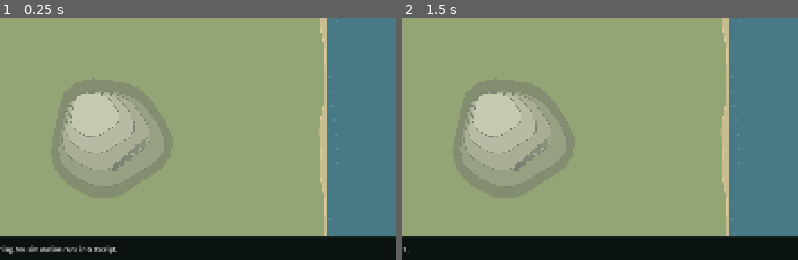
Above: before the commit, frames 1-2 (left to right).
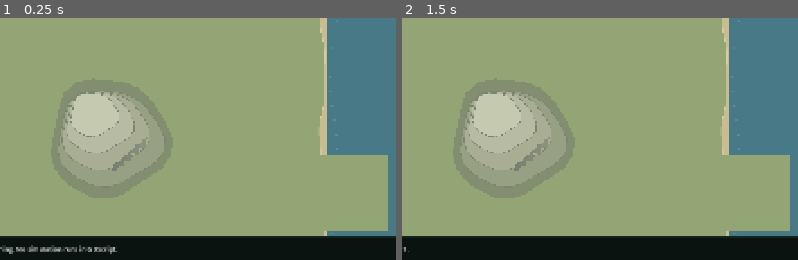
Above: after the commit, the same moments.

Repository: dashingstag/NEAT-XianXia
Game: Godot game, scene res://main.tscn
Two runs of this game, one before a commit and one after it. Both use one fixed random seed, a clock stepped at 60 frames per second and the inputs below.
Inputs:
- Up to frame 1 (0.25 s): no input
- Up to frame 2 (1.5 s): click "New world" at 0.5 s; click "New world" at 1.25 s
The pictures show only the part of the screen within x 22-72%, y 50-100%; the shares and areas given below are measured in that part.

The runs differ from the first frame. In frame 1, 5.2% of the frame differs, in the area x 80-98%, y 56-89%; in frame 2, 5.2%.

Commit message:
Mist over unexplored chunks and a corner minimap with the camera view

Diff:
--- a/viewer/field.gd
+++ b/viewer/field.gd
@@ -50,6 +50,7 @@
 const DRAG_THRESHOLD := 5.0
 var detail_mesh: MultiMeshInstance2D
 var terrain: Node2D
+var minimap: Control
 var detail_material: ShaderMaterial
 var atlas_view: SubViewport
 var spatial: Dictionary = {}
@@ -95,6 +96,9 @@
 	terrain = preload("res://terrain_layer.gd").new()
 	terrain.field = self
 	add_child(terrain)
+	minimap = preload("res://minimap.gd").new()
+	minimap.field = self
+	add_child(minimap)
 	for region in range(3):
 		var instance := MultiMeshInstance2D.new()
 		instance.multimesh = MultiMesh.new()
@@ -122,6 +126,7 @@
 		instance.position = offset
 		instance.scale = Vector2(zoom,zoom)
 	camera_dirty = true
+	minimap.layout()
 	queue_redraw()
 
 func receive(meta: Dictionary, records: PackedByteArray, count: int) -> void:
@@ -474,6 +479,7 @@
 func _draw() -> void:
 	settlement_label_boxes.clear()
 	terrain.queue_redraw()
+	minimap.queue_redraw()
 	draw_set_transform(offset,0,Vector2(zoom,zoom))
 	var markets: Array = world.get("markets", [])
 	if show_zones:
--- a/viewer/main.gd
+++ b/viewer/main.gd
@@ -610,6 +610,8 @@
 	field.receive(state,data.slice(32+json_length),count)
 	if connected and field.terrain.wants_map_layers():
 		send({"command":"map_layers"})
+	elif connected and field.terrain.wants_explored():
+		send({"command":"map_layers","terrain":false})
 	_update_focus_target()
 	pause_button.text = "Run" if paused else "Pause"
 	var inspected: int = int(state.get("selected",{}).get("id",-1)) if state.get("selected") is Dictionary else -1
--- /dev/null
+++ b/viewer/minimap.gd
@@ -0,0 +1,45 @@
+extends Control
+# Corner overview of the whole map: terrain, explored chunks, settlements and
+# the camera's view. Click or drag to move the camera.
+const WIDTH := 220.0
+var field: Control
+
+func _ready() -> void:
+	mouse_filter = Control.MOUSE_FILTER_STOP
+	clip_contents = true
+	z_index = 1
+
+func layout() -> void:
+	size = Vector2(WIDTH, WIDTH*field.map_height/field.map_width)
+	position = field.size - size - Vector2(12, 12)
+	queue_redraw()
+
+func _draw() -> void:
+	var k: float = size.x/float(field.map_width)
+	var map := Rect2(Vector2.ZERO, size)
+	var terrain: Node2D = field.terrain
+	var classic: bool = field._classic_terrain()
+	draw_rect(map, Color("93a575"))
+	if not classic and terrain.ground.texture != null:
+		draw_texture_rect(terrain.ground.texture, map, false)
+	if not classic and terrain.fog_texture != null:
+		draw_texture_rect(terrain.fog_texture, Rect2(terrain.fog_rect.position*k, terrain.fog_rect.size*k), false)
+	for market in field.world.get("markets", []):
+		draw_circle(Vector2(market.x, market.y)*k, 3.0, Color("f3d27a"))
+		draw_circle(Vector2(market.x, market.y)*k, 3.0, Color("3b2a17"), false, 1.0)
+	var view := Rect2((-field.offset/field.zoom)*k, field.size/field.zoom*k).intersection(map)
+	draw_rect(view, Color(1, 1, 1, 0.9), false, 1.5)
+	draw_rect(map, Color(0.06, 0.12, 0.09, 0.95), false, 2.0)
+
+func _gui_input(event: InputEvent) -> void:
+	var press: bool = event is InputEventMouseButton and event.button_index == MOUSE_BUTTON_LEFT and event.pressed
+	var drag: bool = event is InputEventMouseMotion and (event.button_mask & MOUSE_BUTTON_MASK_LEFT) != 0
+	if not (press or drag):
+		return
+	var target: Vector2 = event.position/size*Vector2(field.map_width, field.map_height)
+	field.camera_center = target.clamp(Vector2.ZERO, Vector2(field.map_width, field.map_height))
+	if field.follow_selection:
+		field.follow_selection = false
+		field.follow_cancelled.emit()
+	field._resize()
+	accept_event()
--- a/viewer/terrain_layer.gd
+++ b/viewer/terrain_layer.gd
@@ -5,6 +5,9 @@
 var ground := Ground.new()
 var map_key := ""
 var requested_key := ""
+var explored_ms := 0
+var fog_texture: Texture2D
+var fog_rect := Rect2()
 
 # Smoothly filtered generated-map ground, drawn before the layer's own strokes.
 class Ground extends Node2D:
@@ -22,10 +25,26 @@
 		else:
 			draw_rect(map, Color("93a575"))
 
+# Mist over unexplored chunks, above woodland and roads but below sites.
+class Fog extends Node2D:
+	var layer: Node2D
+	func _ready() -> void:
+		texture_filter = CanvasItem.TEXTURE_FILTER_LINEAR
+	func _draw() -> void:
+		var field: Control = layer.field
+		if layer.fog_texture == null or field._classic_terrain():
+			return
+		draw_set_transform(field.offset,0,Vector2(field.zoom,field.zoom))
+		draw_texture_rect(layer.fog_texture, layer.fog_rect, false)
+
+var fog := Fog.new()
+
 func _ready() -> void:
 	show_behind_parent = true
 	ground.field = field
 	add_child(ground)
+	fog.layer = self
+	add_child(fog)
 
 # True once per generated map so the viewer asks the backend for its rasters.
 func wants_map_layers() -> bool:
@@ -37,14 +56,41 @@
 	requested_key = key
 	return true
 
+# Every two seconds after the terrain arrives, refresh which chunks are explored.
+func wants_explored() -> bool:
+	var now := Time.get_ticks_msec()
+	if map_key == "" or map_key != JSON.stringify(field.world.get("map", {})) or now-explored_ms < 2000:
+		return false
+	explored_ms = now
+	return true
+
 func set_map_layers(layers: Dictionary) -> void:
+	var key := JSON.stringify(layers.get("map", {}))
 	var terrain: Dictionary = layers.get("terrain", {})
-	if terrain.is_empty():
-		return
-	ground.texture = ImageTexture.create_from_image(terrain_image(terrain))
-	map_key = JSON.stringify(layers.get("map", {}))
-	requested_key = ""
+	if not terrain.is_empty():
+		ground.texture = ImageTexture.create_from_image(terrain_image(terrain))
+		map_key = key
+		requested_key = ""
+	var explored: Dictionary = layers.get("explored", {})
+	if key == map_key and not explored.is_empty():
+		fog_texture = ImageTexture.create_from_image(fog_image(explored))
+		fog_rect = Rect2(0, 0, int(explored.cols)*float(explored.chunk), int(explored.rows)*float(explored.chunk))
 	queue_redraw()
+
+# Unexplored chunks under a pale mist; linear filtering feathers the borders.
+static func fog_image(explored: Dictionary) -> Image:
+	var cols := int(explored.cols)
+	var rows := int(explored.rows)
+	var known := Marshalls.base64_to_raw(explored.known)
+	assert(known.size() == cols*rows)
+	var pixels := PackedByteArray()
+	pixels.resize(cols*rows*4)
+	for at in range(cols*rows):
+		pixels[at*4] = 214
+		pixels[at*4+1] = 222
+		pixels[at*4+2] = 216
+		pixels[at*4+3] = 0 if known[at] else 222
+	return Image.create_from_data(cols, rows, false, Image.FORMAT_RGBA8, pixels)
 
 const TERRAIN_COLORS := [Color("35606d"), Color("9a9682"), Color("71866a"), Color("62804f"), Color("a5ad6c"), Color("93a575")]
 
@@ -92,6 +138,7 @@
 
 func _draw() -> void:
 	ground.queue_redraw()
+	fog.queue_redraw()
 	draw_set_transform(field.offset,0,Vector2(field.zoom,field.zoom))
 	var forest_view := Rect2(-field.offset / field.zoom, field.size / field.zoom)
 	if field._classic_terrain():
